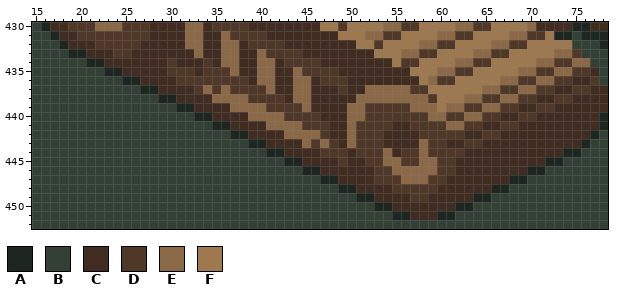
Pixel-art file: ch00-pa00.ase. This is how it looked before the edit.
512x512 pixels, 1 frame. Colours within 5 levels of each other are drawn and written as one. Shown: x 15..78, y 430..452.
Visible layers, top first: "Text Copy", "Text", "Light", "Cell", "Background".
Palette (. is transparent): A #1d2621  B #324035  C #402c20  D #4f3828  E #8c6946  F #9e794f
Pixels before, first column x 15:
430 BACCDDDEEEDDDCCCCEECDDDDCCCCCCCCFFDFFFFEEDDFFFFEEDDFFFFECCCCAACC
431 BBACCDDDDDDDDCCCCEECCEDDDDCCCCCCCCFFFEEDDFFFFEEDDFFFFEEDDFAABAAA
432 BBBACCCDDDDDCCCCCEECCEECDDDDCCCCCCCCFFDFFFFEEDDFFFFEEDDFFFFFBBBA
433 BBBBAACCCDDCCCCCCCECCEECCEDDDDCCCCCCCCFFFEEDDFFFFEEDDFFFFFEEDBBB
434 BBBBBBAACCCCCCCDCCCDCEECCEECDDDDCCCCCCCCFDDFFFFEEDDFFFFFEEDDEEBB
435 BBBBBBBBAACCCCCDDDCDDDECCEECCEDDDDCCCCCCCCFFFEEDDFFFFFEEDDEEDDCB
436 BBBBBBBBBBAACCCCDDDDDDDDCEECCEECDDDCCCCCCCCFEDDFFFFFEEDDEEDDCCDB
437 BBBBBBBBBBBBAACCCCDEDEDDDDECCEECCCDCCEEEEEDDFFFFFFEEDDEEDDCCDDCC
438 BBBBBBBBBBBBBBAACCCCEEEEDDDDCEECCCCCEEEEEEEEDFFFEEDDEEDDCCDDCCCC
439 BBBBBBBBBBBBBBBBAACCCCEEEEDDDDECCCCEEDDDDDEEEFEEDDEEDDCCDDCCCCCC
440 BBBBBBBBBBBBBBBBBBAACCCCEEEEDDDDCCCEEDDDDDDDEEDDEEDDCCDDCCCCCCCA
441 BBBBBBBBBBBBBBBBBBBBAACCCCEEEEDDDCCEDDDDCCDDDDEEDDCCDDCCCCCCCCCA
442 BBBBBBBBBBBBBBBBBBBBBBAACCCCEEEEDCCEDDDCCCCDDDDDCCDDCCCCCCCCCCAB
443 BBBBBBBBBBBBBBBBBBBBBBBBAACCCCEDEDCEDDDCCCCEDDCCDDCCCCCCCCCCCABB
444 BBBBBBBBBBBBBBBBBBBBBBBBBBAACCCCDDDCDDDECDDEDDDDCCCCCCCCCCCAABBB
445 BBBBBBBBBBBBBBBBBBBBBBBBBBBBAACCCCDCCDDEEDDEEDDCCCCCCCCCCAABBBBB
446 BBBBBBBBBBBBBBBBBBBBBBBBBBBBBBAACCCCCCDDEEEEEDDCCCCCCCCAABBBBBBB
447 BBBBBBBBBBBBBBBBBBBBBBBBBBBBBBBBAACCCCDDDEEEDDCCCCCCCAABBBBBBBBB
448 BBBBBBBBBBBBBBBBBBBBBBBBBBBBBBBBBBAACCCCDDDDDCCCCCCAABBBBBBBBBBB
449 BBBBBBBBBBBBBBBBBBBBBBBBBBBBBBBBBBBBAACCCCDDCCCCCAABBBBBBBBBBBBB
450 BBBBBBBBBBBBBBBBBBBBBBBBBBBBBBBBBBBBBBAACCCCCCCAABBBBBBBBBBBBBBB
451 BBBBBBBBBBBBBBBBBBBBBBBBBBBBBBBBBBBBBBBBAACCCAABBBBBBBBBBBBBBBBB
452 BBBBBBBBBBBBBBBBBBBBBBBBBBBBBBBBBBBBBBBBBBBBBBBBBBBBBBBBBBBBBBBB
After:
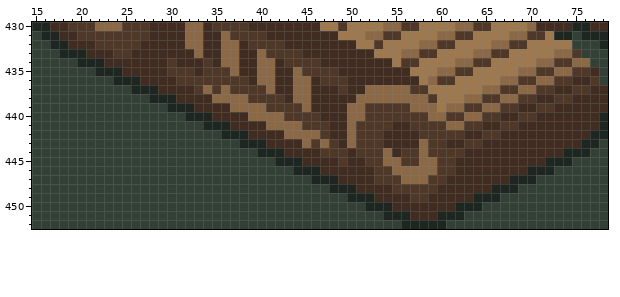
Difference:
{"where": "layer \"Cell\""}
{"y":430,"x":15,"old":"B","new":"A"}
{"y":431,"x":16,"old":"B","new":"A"}
{"y":432,"x":17,"old":"B","new":"A"}
{"y":433,"x":18,"old":"B","new":"A"}
{"y":434,"x":20,"old":"B","new":"A"}
{"y":435,"x":22,"old":"B","new":"A"}
{"y":436,"x":24,"old":"B","new":"A"}
{"y":437,"x":26,"old":"B","new":"A"}
{"y":438,"x":28,"old":"B","new":"A"}
{"y":439,"x":30,"old":"B","new":"A"}
{"y":440,"x":32,"old":"B","new":"A"}
{"y":441,"x":34,"old":"B","new":"A"}
{"y":442,"x":36,"old":"B","new":"A"}
{"y":442,"x":78,"old":"B","new":"A"}
{"y":443,"x":38,"old":"B","new":"A"}
{"y":443,"x":77,"old":"B","new":"A"}
{"y":444,"x":40,"old":"B","new":"A"}
{"y":444,"x":76,"old":"B","new":"A"}
{"y":445,"x":42,"old":"B","new":"A"}
{"y":445,"x":74,"old":"B","new":"A"}
{"y":446,"x":44,"old":"B","new":"A"}
{"y":446,"x":72,"old":"B","new":"A"}
{"y":447,"x":46,"old":"B","new":"A"}
{"y":447,"x":70,"old":"B","new":"A"}
{"y":448,"x":48,"old":"B","new":"A"}
{"y":448,"x":68,"old":"B","new":"A"}
{"y":449,"x":50,"old":"B","new":"A"}
{"y":449,"x":66,"old":"B","new":"A"}
{"y":450,"x":52,"old":"B","new":"A"}
{"y":450,"x":64,"old":"B","new":"A"}
{"y":451,"x":54,"old":"B","new":"A"}
{"y":451,"x":62,"old":"B","new":"A"}
{"y":452,"x":56,"old":"BBBBB","new":"AAAAA"}
{"label":"changed","picture_box":[32,22,608,229]}
